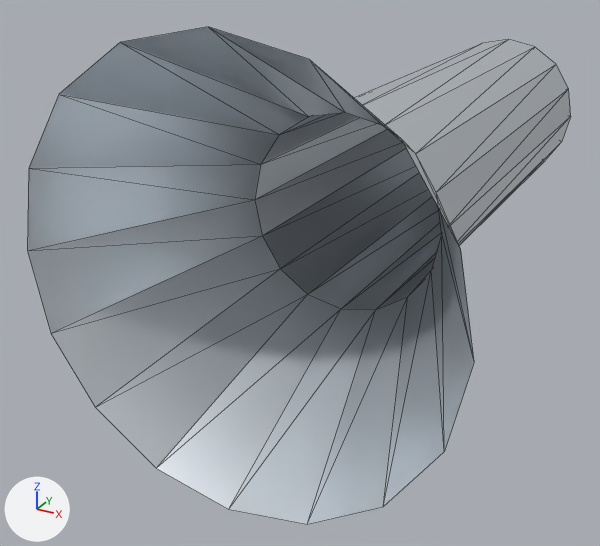
An edit to the glTF model public/assets/parts/PART-FLUID-SEAL-EPDM-WEATHER/model.gltf, drawn before and after from the same camera.
Rendered twice from a camera (50 mm lens) standing at (12.36, -31.72, 10.21) and looking at (-3.09, -3.62, -3.84). Every picture has the same lights, and +X, +Y and +Z are marked at lower left. The picture after the commit comes second. Mesh edges are drawn as thin lines.

Script lines for the objects in view, before the commit:
```python
me_part_fluid_seal_epdm_weather_geometry = bpy.data.meshes.new('PART-FLUID-SEAL-EPDM-WEATHER_Geometry')
me_part_fluid_seal_epdm_weather_geometry.from_pydata(...)  # 49 vertices, 80 faces; spans x -7.5..7.5, y -14.0..14.0, z -7.5..7.5
me_part_fluid_seal_epdm_weather_geometry.materials.append(mat_pbr_standard)  # white #dae1e7
# before: 0 (7.5, -14.0, 0.0) at pixel (474, 361), 1 (6.9, -14.0, 2.9) at pixel (460, 249), 2 (5.3, -14.0, 5.3) at pixel (401, 139), 3 (2.9, -14.0, 6.9) at pixel (309, 59), 4 (0.0, -14.0, 7.5) at pixel (208, 26)
# before: 5 (-2.9, -14.0, 6.9) at pixel (120, 42), 6 (-5.3, -14.0, 5.3) at pixel (58, 94), 7 (-6.9, -14.0, 2.9) at pixel (28, 168), 8 (-7.5, -14.0, 0.0) at pixel (27, 250), 9 (-6.9, -14.0, -2.9) at pixel (50, 333)
# before: 10 (-5.3, -14.0, -5.3) at pixel (95, 407), 11 (-2.9, -14.0, -6.9) at pixel (156, 468), 12 (0.0, -14.0, -7.5) at pixel (228, 509), 13 (2.9, -14.0, -6.9) at pixel (307, 524), 14 (5.3, -14.0, -5.3) at pixel (383, 506)
# before: 15 (6.9, -14.0, -2.9) at pixel (444, 451)
ob_part_fluid_seal_epdm_weather = bpy.data.objects.new('PART-FLUID-SEAL-EPDM-WEATHER', me_part_fluid_seal_epdm_weather_geometry)
ob_part_fluid_seal_epdm_weather.location = (0.0, 0.0, 0.0)
```
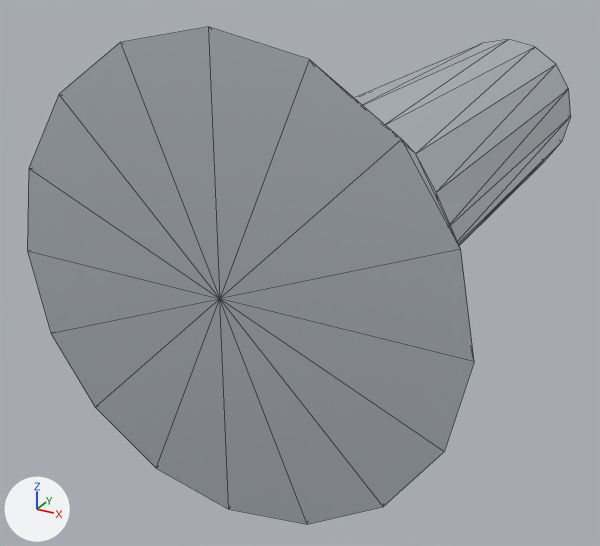
Changed parts and their boxes [x1, y1, x2, y2] in the pictures (600 x 546 px):
part 1 of me_part_fluid_seal_epdm_weather_geometry, added
    after: [27, 27, 474, 524]

The edits, one by one:
me_part_fluid_seal_epdm_weather_geometry is used by ob_part_fluid_seal_epdm_weather; location (0.0, 0.0, 0.0).
Verts and faces of me_part_fluid_seal_epdm_weather_geometry; kept vertices keep their numbers, new ones are numbered from 49.
me_part_fluid_seal_epdm_weather_geometry had 49 vertices, 80 faces and spanned x -7.5..7.5, y -14.0..14.0, z -7.5..7.5.
me_part_fluid_seal_epdm_weather_geometry now has 50 vertices, 96 faces and spans x -7.5..7.5, y -14.0..14.0, z -7.5..7.5.
Part 1, on me_part_fluid_seal_epdm_weather_geometry:
New vertex 49 is at (0.0, -14.0, 0.0), pixel (219, 298).
New faces: (0, 1, 49), (1, 2, 49), (2, 3, 49), (3, 4, 49), (4, 5, 49), (5, 6, 49).
New faces: (6, 7, 49), (7, 8, 49), (8, 9, 49), (9, 10, 49), (10, 11, 49), (11, 12, 49).
New faces: (12, 13, 49), (13, 14, 49), (14, 15, 49), (0, 49, 15).
Other edits to the shape of me_part_fluid_seal_epdm_weather_geometry do not show in these pictures.
